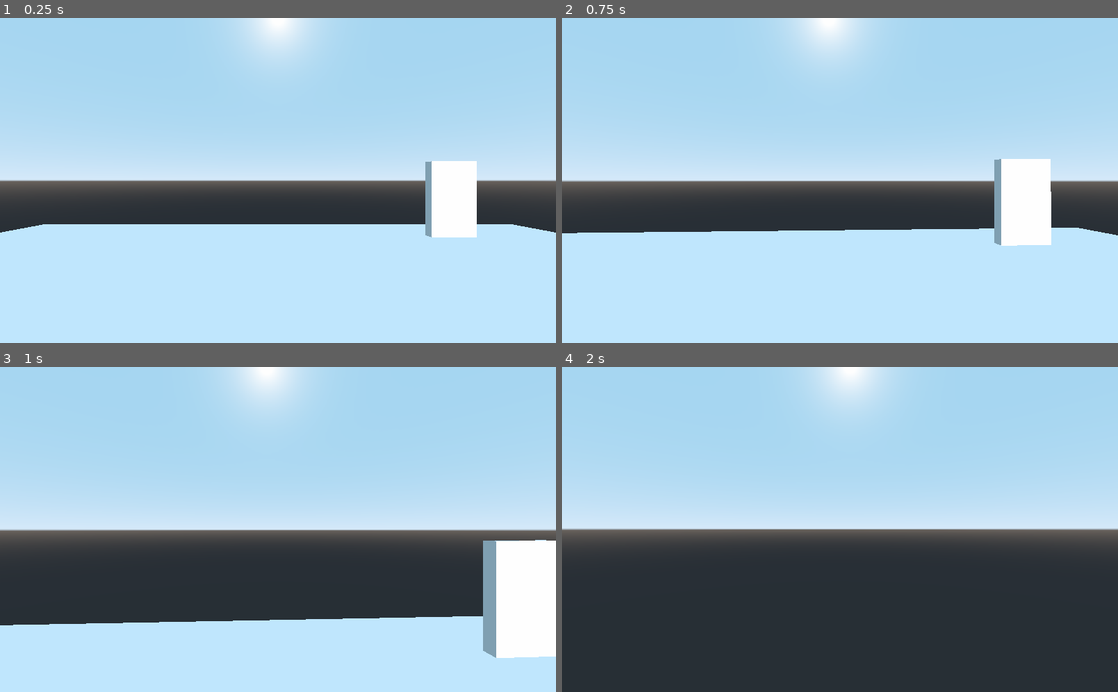
Above: before the commit, frames 1-4 (two rows, left to right).
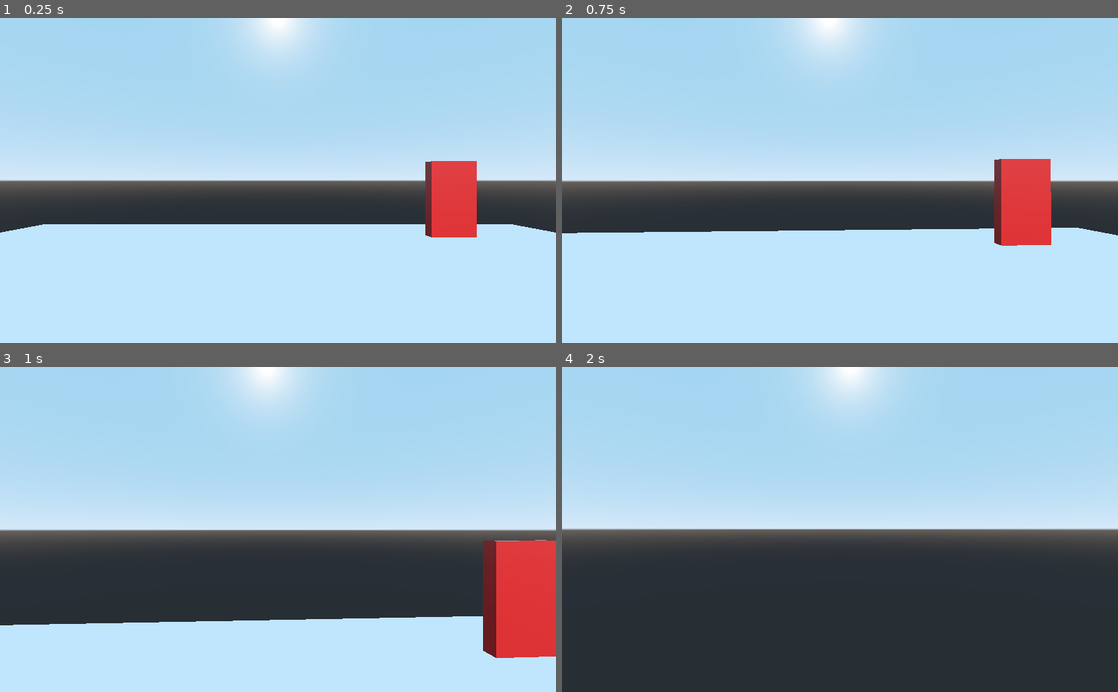
Above: after the commit, the same moments.

Repository: alizardguy/Godot-3D-test-game
Game: Godot game, scene res://Scenes/debugScene.tscn
Same seed, same stepped clock (60 frames per second), same inputs: the game is played once before the commit and once after it.
Inputs (mouse positions are in pixels of both pictures, inside the frame that each line leads up to):
- Up to frame 1 (0.25 s): no input
- Up to frame 2 (0.75 s): tap Enter at 0.5 s; move the mouse to (867, 180) at 0.52 s; hold W (move_forward) from 0.53 s (still down); tap E (player_interact) at 0.6 s
- Up to frame 3 (1 s): keep holding W (move_forward); tap Space (move_jump) at 0.77 s
- Up to frame 4 (2 s): keep holding W (move_forward); move the mouse to (812, 529) at 1.27 s; tap E (player_interact) at 1.35 s; tap Space (move_jump) at 1.52 s

The runs differ from the first frame. In frame 1, 2.2% of the frame differs, in the area x 76-86%, y 44-68%; in frame 2, 2.7%; in frame 3, 4.7%, in the area x 86-100%, y 53-90%; in frame 4, nothing differs.

Commit message:
omg door hiiiiiiiiii
:D

Diff:
--- /dev/null
+++ b/src/Materials/debug/debug_red.tres
@@ -0,0 +1,5 @@
+[gd_resource type="SpatialMaterial" format=2]
+
+[resource]
+albedo_color = Color( 0.803922, 0.156863, 0.156863, 1 )
+roughness = 0.29
--- a/src/Prefabs/doors/basicDoor.tscn
+++ b/src/Prefabs/doors/basicDoor.tscn
@@ -1,6 +1,7 @@
-[gd_scene load_steps=4 format=2]
+[gd_scene load_steps=5 format=2]
 
 [ext_resource path="res://Scripts/objects/Interaction-objects/basicDoor.gd" type="Script" id=1]
+[ext_resource path="res://Materials/debug/debug_red.tres" type="Material" id=2]
 
 [sub_resource type="CubeMesh" id=1]
 size = Vector3( 1.5, 3, 0.3 )
@@ -11,10 +12,19 @@
 [node name="Door" type="Spatial"]
 script = ExtResource( 1 )
 
-[node name="MeshInstance" type="MeshInstance" parent="."]
+[node name="door pivot" type="Spatial" parent="."]
+transform = Transform( 1, 0, 0, 0, 1, 0, 0, 0, 1, -0.748721, -7.45058e-09, -4.91738e-06 )
+
+[node name="MeshInstance" type="MeshInstance" parent="door pivot"]
+transform = Transform( 1, 0, 0, 0, 1, 0, 0, 0, 1, 0.748721, 7.45058e-09, 4.91738e-06 )
 mesh = SubResource( 1 )
+skeleton = NodePath("../..")
+material/0 = ExtResource( 2 )
 
-[node name="StaticBody" type="StaticBody" parent="MeshInstance"]
+[node name="StaticBody" type="StaticBody" parent="door pivot/MeshInstance"]
 
-[node name="CollisionShape" type="CollisionShape" parent="MeshInstance/StaticBody"]
+[node name="CollisionShape" type="CollisionShape" parent="door pivot/MeshInstance/StaticBody"]
 shape = SubResource( 2 )
+
+[node name="Tween" type="Tween" parent="door pivot"]
+playback_process_mode = 0
--- a/src/Scripts/objects/Interaction-objects/basicDoor.gd
+++ b/src/Scripts/objects/Interaction-objects/basicDoor.gd
@@ -1,10 +1,19 @@
 extends Spatial
+
+var isOpen:bool = false;
 
 # Called when the node enters the scene tree for the first time.
 func _ready():
-	print(get_node("/root/Root/Avatar/head/InteractRaycast"));
 	pass # Replace with function body.
 
 func player_interact():
-	print("a player interacted with me");
+	var tween = get_node("door pivot/Tween");
+	var current = $"door pivot".rotation_degrees
+	if isOpen == false:
+		tween.interpolate_property($"door pivot", "rotation_degrees", current, Vector3(0,90,0), 0.1, Tween.TRANS_LINEAR, Tween.TRANS_LINEAR);
+		isOpen = true;
+	else:
+		tween.interpolate_property($"door pivot", "rotation_degrees", current, Vector3(0,0,0), 0.1, Tween.TRANS_LINEAR, Tween.TRANS_LINEAR);
+		isOpen = false;
+	tween.start();
 	pass
